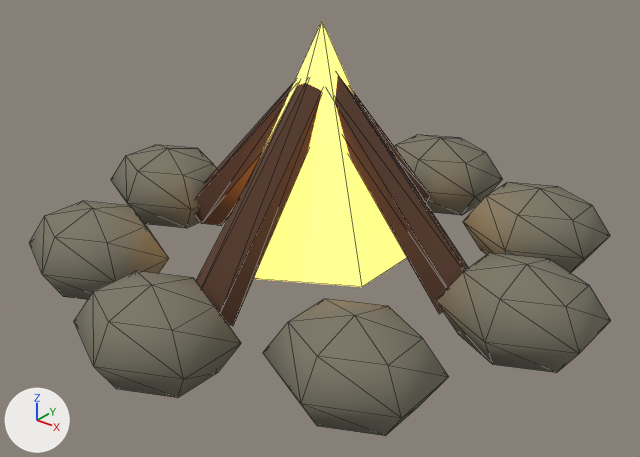
Before and after pictures for a commit that changed the glTF model assets/models/env/campfire.glb.
Rendered twice from a camera (50 mm lens) standing at (1.239, -1.556, 1.073) and looking at (0.042, -0.06, 0.145). The lights are fixed; the arrows at lower left show +X, +Y and +Z. The picture after the commit comes second. Mesh edges are drawn as thin lines. Vertices at exactly the same position are counted once.

The first picture shows 'Campfire'.
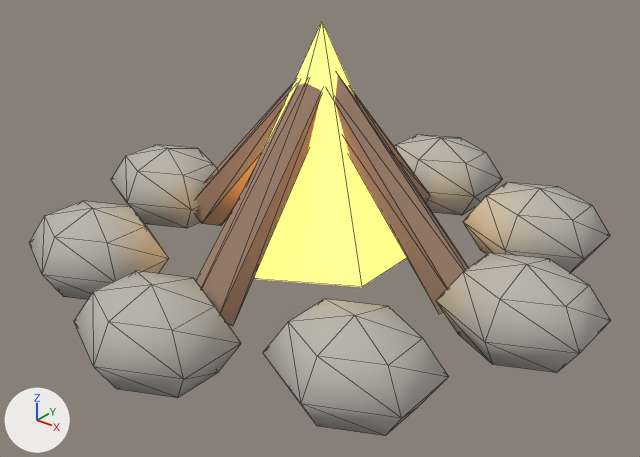
Edits to the bpy script that builds the scene:
```text
Add mat_vk_vcol:
    mat_vk_vcol = bpy.data.materials.new('VK_vcol')
    mat_vk_vcol.use_nodes = True; mat_vk_vcol.node_tree.nodes.clear()
    _N = mat_vk_vcol.node_tree.nodes; _L = mat_vk_vcol.node_tree.links
    n0 = _N.new('ShaderNodeBsdfPrincipled'); n0.name = 'Principled BSDF'
    n0.inputs[2].default_value = 0.9  # 'Roughness'
    n1 = _N.new('ShaderNodeOutputMaterial'); n1.name = 'Material Output'
    n2 = _N.new('ShaderNodeVertexColor'); n2.name = 'Color Attribute'
    _L.new(n0.outputs[0], n1.inputs[0])  # 'BSDF' to 'Surface'
    _L.new(n2.outputs[0], n0.inputs[0])  # 'Color' to 'Base Color'
Change me_campfire:
    where me_campfire.from_pydata(...)  # 215 vertices, 378 faces; spans x -0.716..0.716, y -0.71..0.71, z -0.032..0.625
    used by ob_campfire; location = (0.0, 0.0, 0.0)
    me_campfire part 1: 288 faces spanning x -0.716..0.716, y -0.71..0.71, z -0.032..0.192 switch from mat_vk_stone_dark (dark yellow #7a7666) to mat_vk_vcol
    me_campfire part 2: 80 faces spanning x -0.445..0.445, y -0.445..0.445, z 0.01..0.527 switch from mat_vk_wood_dark (brown #573827) to mat_vk_vcol
```

What differs and where, as boxes (x1, y1, x2, y2) in the pictures (640 x 457 px):
part 1 of me_campfire, recoloured (lighter)
    both: (29, 135, 611, 436)
part 2 of me_campfire, recoloured (lighter)
    both: (195, 75, 468, 326)
